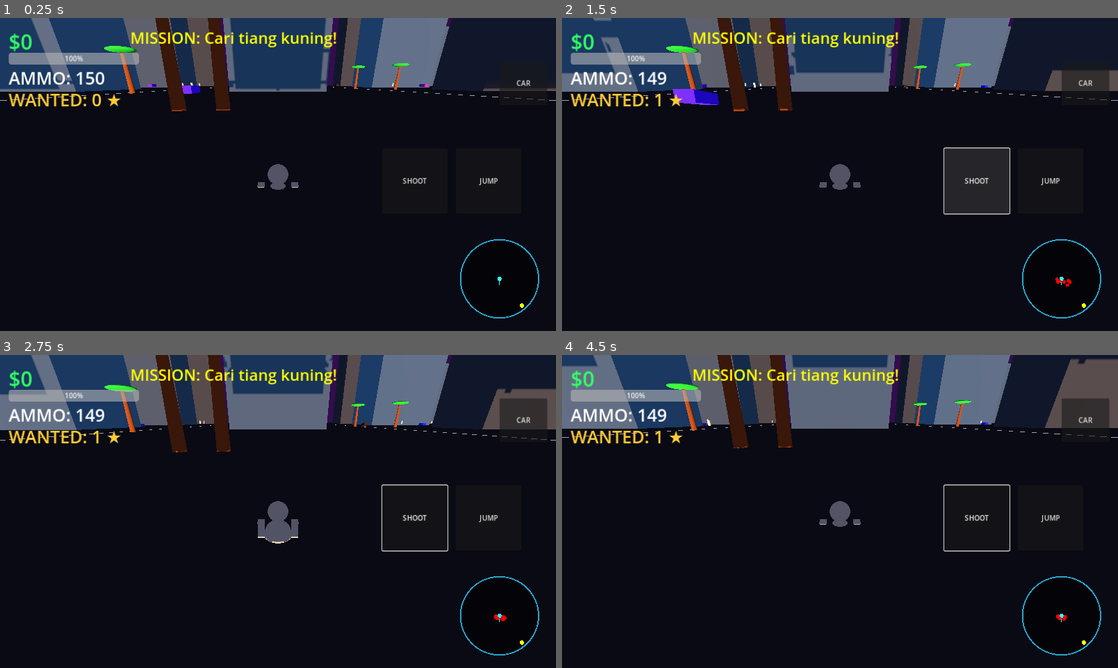
Above: before the commit, frames 1-4 (two rows, left to right).
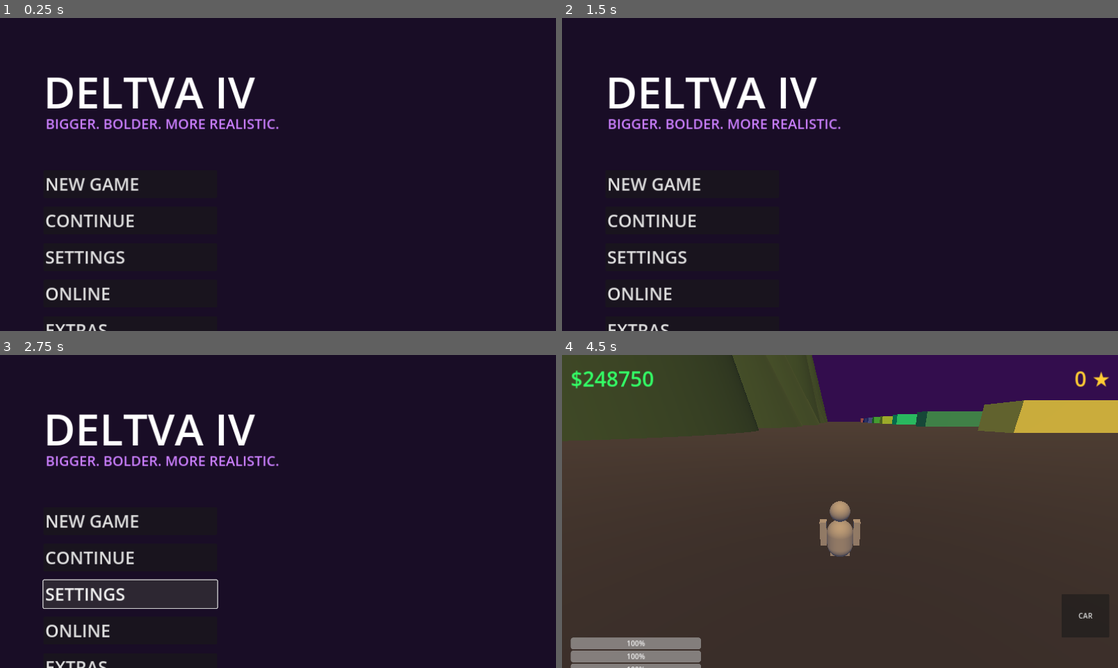
Above: after the commit, the same moments.

Repository: AniblimaxDeveloper/geta-iv-sivis
Game: Godot game, scene res://Menu.tscn
The game is run twice, just before and just after one commit, with the same random seed, the same clock (stepped at 60 frames per second) and the same inputs. Before the commit the project starts from res://Main.tscn.
Inputs (mouse positions are in pixels of both pictures, inside the frame that each line leads up to):
- Up to frame 1 (0.25 s): no input
- Up to frame 2 (1.5 s): click (1051, 180) at 0.5 s, where only the run before the commit has a clickable "JUMP"; click (979, 180) at 1.25 s, where only the run before the commit has a clickable "SHOOT"
- Up to frame 3 (2.75 s): click (127, 592) at 2 s, where only the run after the commit has a clickable "SETTINGS"
- Up to frame 4 (4.5 s): click (689, 630) at 2.75 s, where only the run after the commit has a clickable "ONLINE"; click (689, 667) at 3.5 s, where only the run after the commit has a clickable "EXTRAS"; click (689, 520) at 4.25 s, where only the run after the commit has a clickable "NEW GAME"

The runs differ from the first frame. In frame 1, 25% of the frame differs, in the area x 0-100%, y 0-100%; in frame 2, 29%; in frame 3, 30%; in frame 4, 100%.

Commit message:
feat: Phase 14 - Main Menu, 4 World Zones, Advanced HUD, 10 Procedural NPCs

Diff:
--- a/Main.gd
+++ b/Main.gd
@@ -3,160 +3,111 @@
 @onready var player = $Player
 @onready var hud_money = $UI/MoneyLabel
 @onready var hud_health = $UI/HealthBar
+@onready var hud_armor = $UI/ArmorBar
+@onready var hud_stamina = $UI/StaminaBar
 @onready var hud_wanted = $UI/WantedLabel
-@onready var hud_ammo = $UI/AmmoLabel
-@onready var hud_mission = $UI/MissionLabel
-@onready var env = $WorldEnvironment
-@onready var sun = $DirectionalLight3D
 
 var wanted_level: int = 0
 var police_spawned: bool = false
-var time_of_day: float = 0.0
-var mission_active: bool = false
 
 func _ready():
-    generate_city()
-    spawn_vehicles(15)
-    spawn_pedestrians(40)
-    spawn_mission()
+    generate_world()
+    spawn_vehicles(20)
+    spawn_pedestrians(30)
 
-func _process(delta):
+func _process(_delta):
     hud_money.text = "$" + str(player.money)
     hud_health.value = player.health
-    hud_wanted.text = "WANTED: " + str(wanted_level) + " ★"
-    hud_ammo.text = "AMMO: " + str(player.ammo)
+    hud_armor.value = player.armor
+    hud_stamina.value = player.stamina
+    hud_wanted.text = str(wanted_level) + " ★"
 
-    # Cuaca & Siklus Siang Malam
-    time_of_day += delta * 0.05
-    sun.rotation.x = sin(time_of_day) * 1.5
-
-    # Efek Kabut (Fog) dinamis
-    if env.environment:
-        var fog_target = (sin(time_of_day) + 1.0) * 0.02
-        env.environment.fog_density = lerp(env.environment.fog_density, fog_target, 0.01)
-
-func generate_city():
+func generate_world():
+    # Lantai Dasar
     var ground = StaticBody3D.new()
     var floor_mesh = MeshInstance3D.new()
     var plane = PlaneMesh.new()
-    plane.size = Vector2(800, 800)
+    plane.size = Vector2(2000, 2000)
     floor_mesh.mesh = plane
     var f_mat = StandardMaterial3D.new()
-    f_mat.albedo_color = Color(0.12, 0.12, 0.15)
+    f_mat.albedo_color = Color(0.15, 0.15, 0.2)
     floor_mesh.material_override = f_mat
     var col = CollisionShape3D.new()
     var shape = BoxShape3D.new()
-    shape.size = Vector3(800, 1, 800)
+    shape.size = Vector3(2000, 1, 2000)
     col.shape = shape
     col.position.y = -0.5
     ground.add_child(floor_mesh)
     ground.add_child(col)
     add_child(ground)
 
-    var block_size = 100
-    for x in range(-3, 4):
-        for z in range(-3, 4):
+    # ZONA 1: KOTA (X > 0, Z > 0)
+    for x in range(1, 8):
+        for z in range(1, 8):
             var b = StaticBody3D.new()
             var m = MeshInstance3D.new()
             var b_box = BoxMesh.new()
-            var w = randf_range(30, 50)
-            var h = randf_range(60, 200)
-            var d = randf_range(30, 50)
-            b_box.size = Vector3(w, h, d)
+            var h = randf_range(50, 200)
+            b_box.size = Vector3(30, h, 30)
             m.mesh = b_box
             var mat = StandardMaterial3D.new()
-            mat.albedo_color = Color(0.15, 0.15, 0.2)
+            mat.albedo_color = Color(0.1, 0.1, 0.15)
             mat.emission_enabled = true
-            mat.emission = Color(0.2, 0.5, 0.8) * randf_range(0.1, 0.4)
+            mat.emission = Color(0.2, 0.5, 0.8)
             m.material_override = mat
-            var c = CollisionShape3D.new()
-            var s = BoxShape3D.new()
-            s.size = b_box.size
-            c.shape = s
-            b.position = Vector3(x * block_size, h / 2, z * block_size)
+            b.position = Vector3(x * 80, h/2, z * 80)
             b.add_child(m)
-            b.add_child(c)
             add_child(b)
 
-            for i in range(-4, 5):
-                var line = MeshInstance3D.new()
-                var l_box = BoxMesh.new()
-                l_box.size = Vector3(0.5, 0.05, 20)
-                line.mesh = l_box
-                var l_mat = StandardMaterial3D.new()
-                l_mat.albedo_color = Color(1, 1, 1, 0.5)
-                line.material_override = l_mat
-                line.position = Vector3(x * block_size + block_size/2, 0.02, i * 20 + z * block_size)
-                add_child(line)
+    # ZONA 2: PANTAI (X < 0, Z > 0)
+    for x in range(-8, 0):
+        for z in range(1, 8):
+            var palm = Node3D.new()
+            var trunk = MeshInstance3D.new()
+            var cyl = CylinderMesh.new()
+            cyl.height = 15.0
+            trunk.mesh = cyl
+            trunk.position.y = 7.5
+            var t_mat = StandardMaterial3D.new()
+            t_mat.albedo_color = Color(0.4, 0.2, 0.1)
+            trunk.material_override = t_mat
+            palm.add_child(trunk)
+            palm.position = Vector3(x * 80, 0, z * 80)
+            add_child(palm)
 
-    for i in range(50):
-        var palm = Node3D.new()
-        var trunk = MeshInstance3D.new()
-        var cyl = CylinderMesh.new()
-        cyl.top_radius = 0.5
-        cyl.bottom_radius = 0.8
-        cyl.height = 12.0
-        trunk.mesh = cyl
-        trunk.position.y = 6.0
-        var trunk_mat = StandardMaterial3D.new()
-        trunk_mat.albedo_color = Color(0.4, 0.2, 0.1)
-        trunk.material_override = trunk_mat
-        palm.add_child(trunk)
+    # ZONA 3: GUNUNG (X < 0, Z < 0)
+    for x in range(-8, 0):
+        for z in range(-8, 0):
+            var mount = MeshInstance3D.new()
+            var cyl = CylinderMesh.new()
+            cyl.top_radius = 0.1
+            cyl.bottom_radius = randf_range(30, 60)
+            cyl.height = randf_range(100, 250)
+            mount.mesh = cyl
+            var m_mat = StandardMaterial3D.new()
+            m_mat.albedo_color = Color(0.2, 0.3, 0.2)
+            mount.material_override = m_mat
+            mount.position = Vector3(x * 80, cyl.height/2, z * 80)
+            add_child(mount)
 
-        var leaves = MeshInstance3D.new()
-        var sphere = SphereMesh.new()
-        sphere.radius = 4.0
-        sphere.height = 1.5
-        leaves.mesh = sphere
-        leaves.position.y = 12.0
-        var leaf_mat = StandardMaterial3D.new()
-        leaf_mat.albedo_color = Color(0.1, 0.6, 0.2)
-        leaves.material_override = leaf_mat
-        palm.add_child(leaves)
-        palm.position = Vector3(randf_range(-300, 300), 0, randf_range(-300, 300))
-        add_child(palm)
-
-func spawn_mission():
-    var mission = Area3D.new()
-    mission.set_script(load("res://Mission.gd"))
-    mission.main_node = self
-
-    var col = CollisionShape3D.new()
-    var cyl = CylinderShape3D.new()
-    cyl.radius = 3.0
-    cyl.height = 10.0
-    col.shape = cyl
-    mission.add_child(col)
-
-    var mesh = MeshInstance3D.new()
-    var cyl_mesh = CylinderMesh.new()
-    cyl_mesh.top_radius = 3.0
-    cyl_mesh.bottom_radius = 3.0
-    cyl_mesh.height = 10.0
-    mesh.mesh = cyl_mesh
-    var mat = StandardMaterial3D.new()
-    mat.albedo_color = Color(1, 1, 0)
-    mat.emission_enabled = true
-    mat.emission = Color(1, 1, 0)
-    mesh.material_override = mat
-    mission.add_child(mesh)
-
-    mission.position = Vector3(randf_range(-150, 150), 5.0, randf_range(-150, 150))
-    add_child(mission)
-    mission_active = true
-    hud_mission.text = "MISSION: Cari tiang kuning!"
-
-func complete_mission():
-    player.add_money(500)
-    player.add_ammo(50)
-    hud_mission.text = "MISSION PASSED! +$500"
-    await get_tree().create_timer(3.0).timeout
-    spawn_mission()
+    # ZONA 4: PELABUHAN (X > 0, Z < 0)
+    for x in range(1, 8):
+        for z in range(-8, 0):
+            var container = StaticBody3D.new()
+            var m = MeshInstance3D.new()
+            var b_box = BoxMesh.new()
+            b_box.size = Vector3(40, 10, 20)
+            m.mesh = b_box
+            var mat = StandardMaterial3D.new()
+            mat.albedo_color = Color(randf(), randf(), randf())
+            m.material_override = mat
+            container.position = Vector3(x * 80, 5, z * 80)
+            container.add_child(m)
+            add_child(container)
 
 func spawn_vehicles(amount: int):
     for i in range(amount):
         var car = VehicleBody3D.new()
-        car.add_to_group("vehicles")
         car.set_script(load("res://TrafficCar.gd"))
         var col = CollisionShape3D.new()
         var box = BoxShape3D.new()
@@ -178,54 +129,34 @@
             wheel.use_as_steering = true
             wheel.use_as_traction = true
             car.add_child(wheel)
-        car.position = Vector3(randf_range(-200, 200), 2.0, randf_range(-200, 200))
+        car.position = Vector3(randf_range(100, 500), 2.0, randf_range(100, 500)) # Spawn di Kota
         add_child(car)
 
 func spawn_pedestrians(amount: int):
     for i in range(amount):
         var ped = CharacterBody3D.new()
-        ped.add_to_group("pedestrians")
         ped.set_script(load("res://Pedestrian.gd"))
         var col = CollisionShape3D.new()
         col.shape = CapsuleShape3D.new()
         ped.add_child(col)
+
         var mesh_root = Node3D.new()
         mesh_root.name = "MeshRoot"
+
+        # 10 Karakter Berbeda (Warna Baju Acak)
         var torso = MeshInstance3D.new()
         torso.mesh = CapsuleMesh.new()
+        var t_mat = StandardMaterial3D.new()
+        t_mat.albedo_color = Color(randf(), randf(), randf())
+        torso.material_override = t_mat
         torso.position.y = 1.0
         mesh_root.add_child(torso)
+
         var head = MeshInstance3D.new()
         head.mesh = SphereMesh.new()
         head.position.y = 1.9
         mesh_root.add_child(head)
+
         ped.add_child(mesh_root)
-        ped.position = Vector3(randf_range(-200, 200), 1.0, randf_range(-200, 200))
+        ped.position = Vector3(randf_range(100, 500), 1.0, randf_range(100, 500)) # Spawn di Kota
         add_child(ped)
-
-func panic_pedestrians():
-    var peds = get_tree().get_nodes_in_group("pedestrians")
-    for p in peds:
-        if p.has_method("panic"):
-            p.panic()
-
-func add_wanted_level():
-    wanted_level += 1
-    if wanted_level == 1 and not police_spawned:
-        for i in range(8):
-            var police = CharacterBody3D.new()
-            police.add_to_group("police")
-            police.set_script(load("res://Police.gd"))
-            var c = CollisionShape3D.new()
-            c.shape = CapsuleShape3D.new()
-            police.add_child(c)
-            var m = MeshInstance3D.new()
-            m.name = "Mesh"
-            m.mesh = CapsuleMesh.new()
-            var mat = StandardMaterial3D.new()
-            mat.albedo_color = Color(0, 0.2, 1)
-            m.material_override = mat
-            police.add_child(m)
-            police.position = Vector3(player.position.x + randf_range(-40, 40), 2.0, player.position.z + randf_range(-40, 40))
-            add_child(police)
-        police_spawned = true
--- a/Main.tscn
+++ b/Main.tscn
@@ -1,9 +1,8 @@
-[gd_scene load_steps=11 format=3]
+[gd_scene load_steps=9 format=3]
 
 [ext_resource type="Script" path="res://Main.gd" id="1_main"]
 [ext_resource type="Script" path="res://Player.gd" id="2_player"]
 [ext_resource type="Script" path="res://TouchControls.gd" id="3_touch"]
-[ext_resource type="Script" path="res://Radar.gd" id="4_radar"]
 
 [sub_resource type="CapsuleShape3D" id="CapsuleShape3D_player"]
 radius = 0.4
@@ -20,16 +19,12 @@
 [sub_resource type="BoxMesh" id="BoxMesh_limb"]
 size = Vector3(0.2, 0.8, 0.2)
 
-[sub_resource type="BoxMesh" id="BoxMesh_weapon"]
-size = Vector3(0.1, 0.1, 0.5)
-
 [sub_resource type="Environment" id="Environment_1"]
 background_mode = 1
 background_color = Color(0.2, 0.05, 0.3, 1)
 ambient_light_source = 2
 ambient_light_color = Color(0.5, 0.5, 0.6, 1)
 ambient_light_energy = 1.0
-tonemap_mode = 2
 
 [node name="Main" type="Node3D"]
 script = ExtResource("1_main")
@@ -41,7 +36,6 @@
 transform = Transform3D(1, 0, 0, 0, 0.5, 0.8, 0, -0.8, 0.5, 0, 50, 0)
 light_color = Color(1, 0.8, 0.5, 1)
 light_energy = 1.5
-shadow_enabled = true
 
 [node name="Player" type="CharacterBody3D" parent="."]
 transform = Transform3D(1, 0, 0, 0, 1, 0, 0, 0, 1, 0, 0.9, 0)
@@ -67,11 +61,6 @@
 [node name="RightArm" type="MeshInstance3D" parent="Player/MeshRoot"]
 mesh = SubResource("BoxMesh_limb")
 position = Vector3(-0.5, -0.1, 0)
-
-[node name="Weapon" type="MeshInstance3D" parent="Player/MeshRoot/RightArm"]
-mesh = SubResource("BoxMesh_weapon")
-position = Vector3(0, -0.5, -0.3)
-visible = false
 
 [node name="LeftLeg" type="MeshInstance3D" parent="Player/MeshRoot"]
 mesh = SubResource("BoxMesh_limb")
@@ -100,54 +89,37 @@
 offset_bottom = 80.0
 theme_override_colors/font_color = Color(0.2, 1, 0.4, 1)
 theme_override_font_sizes/font_size = 48
-text = "$0"
+text = "$248750"
+
+[node name="WantedLabel" type="Label" parent="UI"]
+offset_left = 1180.0
+offset_top = 20.0
+offset_right = 1260.0
+offset_bottom = 80.0
+theme_override_colors/font_color = Color(1, 0.8, 0.2, 1)
+theme_override_font_sizes/font_size = 48
+text = "0 ★"
 
 [node name="HealthBar" type="ProgressBar" parent="UI"]
 offset_left = 20.0
-offset_top = 80.0
+offset_top = 650.0
 offset_right = 320.0
-offset_bottom = 100.0
+offset_bottom = 670.0
 value = 100.0
 
-[node name="AmmoLabel" type="Label" parent="UI"]
+[node name="ArmorBar" type="ProgressBar" parent="UI"]
 offset_left = 20.0
-offset_top = 110.0
-offset_right = 400.0
-offset_bottom = 160.0
-theme_override_colors/font_color = Color(1, 1, 1, 1)
-theme_override_font_sizes/font_size = 40
-text = "AMMO: 150"
+offset_top = 680.0
+offset_right = 320.0
+offset_bottom = 700.0
+value = 100.0
 
-[node name="WantedLabel" type="Label" parent="UI"]
+[node name="StaminaBar" type="ProgressBar" parent="UI"]
 offset_left = 20.0
-offset_top = 160.0
-offset_right = 400.0
-offset_bottom = 210.0
-theme_override_colors/font_color = Color(1, 0.8, 0.2, 1)
-theme_override_font_sizes/font_size = 40
-text = "WANTED: 0 ★"
-
-[node name="MissionLabel" type="Label" parent="UI"]
-offset_left = 300.0
-offset_top = 20.0
-offset_right = 1000.0
-offset_bottom = 80.0
-theme_override_colors/font_color = Color(1, 1, 0, 1)
-theme_override_font_sizes/font_size = 36
-text = "MISSION: ..."
-
-[node name="DamageVignette" type="ColorRect" parent="UI"]
-offset_right = 1280.0
-offset_bottom = 720.0
-mouse_filter = 2
-color = Color(1, 0, 0, 0)
-
-[node name="Radar" type="Control" parent="UI"]
-offset_left = 1050.0
-offset_top = 500.0
-offset_right = 1250.0
-offset_bottom = 700.0
-script = ExtResource("4_radar")
+offset_top = 710.0
+offset_right = 320.0
+offset_bottom = 730.0
+value = 100.0
 
 [node name="TouchControls" type="CanvasLayer" parent="."]
 script = ExtResource("3_touch")
@@ -163,27 +135,11 @@
 offset_bottom = 150.0
 color = Color(0.1, 0.6, 1, 0.7)
 
-[node name="JumpButton" type="Button" parent="TouchControls"]
-offset_left = 1050.0
-offset_top = 300.0
-offset_right = 1200.0
-offset_bottom = 450.0
-text = "JUMP"
-
-[node name="ShootButton" type="Button" parent="TouchControls"]
-offset_left = 880.0
-offset_top = 300.0
-offset_right = 1030.0
-offset_bottom = 450.0
-text = "SHOOT"
-
 [node name="ActionButton" type="Button" parent="TouchControls"]
 offset_left = 1150.0
-offset_top = 100.0
+offset_top = 550.0
 offset_right = 1260.0
-offset_bottom = 200.0
+offset_bottom = 650.0
 text = "CAR"
 
-[connection signal="pressed" from="TouchControls/JumpButton" to="TouchControls" method="_on_jump_button_pressed"]
-[connection signal="pressed" from="TouchControls/ShootButton" to="TouchControls" method="_on_shoot_button_pressed"]
 [connection signal="pressed" from="TouchControls/ActionButton" to="TouchControls" method="_on_action_button_pressed"]
--- /dev/null
+++ b/Menu.gd
@@ -0,0 +1,11 @@
+extends Control
+
+func _ready():
+    # Mengatur ukuran layar UI agar responsif
+    set_anchors_preset(Control.PRESET_FULL_RECT)
+
+func _on_new_game_pressed():
+    get_tree().change_scene_to_file("res://Main.tscn")
+
+func _on_quit_pressed():
+    get_tree().quit()
--- /dev/null
+++ b/Menu.tscn
@@ -0,0 +1,86 @@
+[gd_scene load_steps=2 format=3]
+
+[ext_resource type="Script" path="res://Menu.gd" id="1_menu"]
+
+[node name="Menu" type="Control"]
+layout_mode = 3
+anchors_preset = 15
+anchor_right = 1.0
+anchor_bottom = 1.0
+grow_horizontal = 2
+grow_vertical = 2
+script = ExtResource("1_menu")
+
+[node name="Background" type="ColorRect" parent="."]
+layout_mode = 1
+anchors_preset = 15
+anchor_right = 1.0
+anchor_bottom = 1.0
+color = Color(0.1, 0.05, 0.15, 1)
+
+[node name="Title" type="Label" parent="."]
+layout_mode = 0
+offset_left = 100.0
+offset_top = 100.0
+offset_right = 800.0
+offset_bottom = 250.0
+theme_override_colors/font_color = Color(1, 1, 1, 1)
+theme_override_font_sizes/font_size = 100
+text = "DELTVA IV"
+
+[node name="Subtitle" type="Label" parent="."]
+layout_mode = 0
+offset_left = 105.0
+offset_top = 220.0
+offset_right = 800.0
+offset_bottom = 270.0
+theme_override_colors/font_color = Color(0.8, 0.5, 1, 1)
+theme_override_font_sizes/font_size = 32
+text = "BIGGER. BOLDER. MORE REALISTIC."
+
+[node name="VBoxContainer" type="VBoxContainer" parent="."]
+layout_mode = 0
+offset_left = 100.0
+offset_top = 350.0
+offset_right = 500.0
+offset_bottom = 700.0
+theme_override_constants/separation = 20
+
+[node name="NewGameBtn" type="Button" parent="VBoxContainer"]
+layout_mode = 2
+theme_override_font_sizes/font_size = 40
+text = "NEW GAME"
+alignment = 0
+
+[node name="ContinueBtn" type="Button" parent="VBoxContainer"]
+layout_mode = 2
+theme_override_font_sizes/font_size = 40
+text = "CONTINUE"
+alignment = 0
+
+[node name="SettingsBtn" type="Button" parent="VBoxContainer"]
+layout_mode = 2
+theme_override_font_sizes/font_size = 40
+text = "SETTINGS"
+alignment = 0
+
+[node name="OnlineBtn" type="Button" parent="VBoxContainer"]
+layout_mode = 2
+theme_override_font_sizes/font_size = 40
+text = "ONLINE"
+alignment = 0
+
+[node name="ExtrasBtn" type="Button" parent="VBoxContainer"]
+layout_mode = 2
+theme_override_font_sizes/font_size = 40
+text = "EXTRAS"
+alignment = 0
+
+[node name="QuitBtn" type="Button" parent="VBoxContainer"]
+layout_mode = 2
+theme_override_font_sizes/font_size = 40
+text = "QUIT"
+alignment = 0
+
+[connection signal="pressed" from="VBoxContainer/NewGameBtn" to="." method="_on_new_game_pressed"]
+[connection signal="pressed" from="VBoxContainer/QuitBtn" to="." method="_on_quit_pressed"]
--- a/Player.gd
+++ b/Player.gd
@@ -4,9 +4,10 @@
 @export var jump_force: float = 10.0
 @export var gravity: float = 30.0
 
-var money: int = 0
+var money: int = 248750
 var health: float = 100.0
-var ammo: int = 150
+var armor: float = 100.0
+var stamina: float = 100.0
 var input_dir: Vector2 = Vector2.ZERO
 var current_vehicle: VehicleBody3D = null
 var walk_time: float = 0.0
@@ -16,19 +17,8 @@
 @onready var right_leg = $MeshRoot/RightLeg
 @onready var left_arm = $MeshRoot/LeftArm
 @onready var right_arm = $MeshRoot/RightArm
-@onready var weapon = $MeshRoot/RightArm/Weapon
-@onready var camera_pivot = $CameraPivot
-@onready var spring_arm = $CameraPivot/SpringArm3D
-@onready var camera = $CameraPivot/SpringArm3D/Camera3D
-@onready var vignette = get_node_or_null("../../UI/DamageVignette")
 
 func _physics_process(delta):
-    if vignette:
-        if health < 40:
-            vignette.color.a = lerp(vignette.color.a, 0.5, 0.1)
-        else:
-            vignette.color.a = lerp(vignette.color.a, 0.0, 0.1)
-
     if current_vehicle:
         if input_dir.y > 0:
             current_vehicle.brake = input_dir.y * 15.0
@@ -36,7 +26,6 @@
         else:
             current_vehicle.brake = 0
             current_vehicle.engine_force = -input_dir.y * 2500.0
-
         current_vehicle.steering = -input_dir.x * 0.6
         global_position = current_vehicle.global_position + Vector3(0, 3.0, 0)
         mesh_root.visible = false
@@ -45,7 +34,7 @@
     mesh_root.visible = true
     if not is_on_floor(): velocity.y -= gravity * delta
 
-    var direction = (camera_pivot.global_transform.basis * Vector3(input_dir.x, 0, input_dir.y)).normalized()
+    var direction = (global_transform.basis * Vector3(input_dir.x, 0, input_dir.y)).normalized()
     direction.y = 0
     direction = direction.normalized()
 
@@ -70,50 +59,6 @@
 
     move_and_slide()
 
-func jump():
-    if is_on_floor() and not current_vehicle:
-        velocity.y = jump_force
-
-func shoot():
-    if current_vehicle or ammo <= 0: return
-    ammo -= 1
-
-    # Animasi Tembak (Tangan ke depan)
-    right_arm.rotation.x = -1.5
-    await get_tree().create_timer(0.1).timeout
-    right_arm.rotation.x = 0.0
-
-    var space_state = get_world_3d().direct_space_state
-    var screen_center = get_viewport().get_visible_rect().size / 2
-    var origin = camera.project_ray_origin(screen_center)
-    var end = origin + camera.project_ray_normal(screen_center) * 100
-    var query = PhysicsRayQueryParameters3D.create(origin, end)
-    query.exclude = [self.get_rid()]
-    var result = space_state.intersect_ray(query)
-
-    # Efek Tracer
-    var tracer = MeshInstance3D.new()
-    var t_mesh = BoxMesh.new()
-    t_mesh.size = Vector3(0.05, 0.05, origin.distance_to(end))
-    tracer.mesh = t_mesh
-    var t_mat = StandardMaterial3D.new()
-    t_mat.albedo_color = Color(1, 1, 0, 0.8)
-    t_mat.emission_enabled = true
-    t_mat.emission = Color(1, 1, 0)
-    tracer.material_override = t_mat
-    get_tree().current_scene.add_child(tracer)
-    tracer.global_position = (origin + end) / 2
-    tracer.look_at(end, Vector3.UP)
-    get_tree().create_timer(0.1).timeout.connect(tracer.queue_free)
-
-    var main = get_node_or_null("../../Main")
-    if main:
-        main.add_wanted_level()
-        main.panic_pedestrians()
-
-    if result and result.collider.has_method("take_damage"):
-        result.collider.take_damage(50)
-
 func interact():
     if current_vehicle:
         current_vehicle = null
@@ -123,11 +68,3 @@
             if global_position.distance_to(v.global_position) < 8.0:
                 current_vehicle = v
                 break
-
-func take_damage(amount: float):
-    health -= amount
-    if health <= 0: get_tree().reload_current_scene()
-
-func add_money(amount: int): money += amount
-func add_ammo(amount: int): ammo += amount
-func add_health(amount: float): health = min(100.0, health + amount)
--- a/TouchControls.gd
+++ b/TouchControls.gd
@@ -5,7 +5,6 @@
 @onready var player = get_node("../Player")
 
 var touch_index = -1
-var look_index = -1
 var base_center = Vector2.ZERO
 var max_distance = 100.0
 
@@ -15,7 +14,7 @@
 
 func _input(event):
     if event is InputEventScreenTouch:
-        if event.pressed and event.position.x < 600 and touch_index == -1:
+        if event.pressed and touch_index == -1:
             touch_index = event.index
             base_center = event.position
             joystick_base.global_position = base_center - joystick_base.size / 2
@@ -28,22 +27,10 @@
             joystick_knob.visible = false
             player.input_dir = Vector2.ZERO
 
-        if event.pressed and event.position.x >= 600:
-            look_index = event.index
-        elif not event.pressed and event.index == look_index:
-            look_index = -1
+    if event is InputEventScreenDrag and event.index == touch_index:
+        var diff = event.position - base_center
+        if diff.length() > max_distance: diff = diff.normalized() * max_distance
+        joystick_knob.global_position = base_center + diff - joystick_knob.size / 2
+        player.input_dir = diff / max_distance
 
-    if event is InputEventScreenDrag:
-        if event.index == touch_index:
-            var diff = event.position - base_center
-            if diff.length() > max_distance: diff = diff.normalized() * max_distance
-            joystick_knob.global_position = base_center + diff - joystick_knob.size / 2
-            player.input_dir = diff / max_distance
-        elif event.index == look_index:
-            player.camera_pivot.rotate_y(-event.relative.x * 0.01)
-            player.spring_arm.rotate_x(-event.relative.y * 0.01)
-            player.spring_arm.rotation.x = clamp(player.spring_arm.rotation.x, deg_to_rad(-70), deg_to_rad(30))
-
-func _on_jump_button_pressed(): player.jump()
-func _on_shoot_button_pressed(): player.shoot()
 func _on_action_button_pressed(): player.interact()
--- a/project.godot
+++ b/project.godot
@@ -2,7 +2,7 @@
 
 [application]
 config/name="DELTVA IV"
-run/main_scene="res://Main.tscn"
+run/main_scene="res://Menu.tscn"
 config/features=PackedStringArray("4.3", "Mobile")
 config/icon="res://icon.png"
 boot_splash/show_image=false
Not shown, changed: export_presets.cfg
